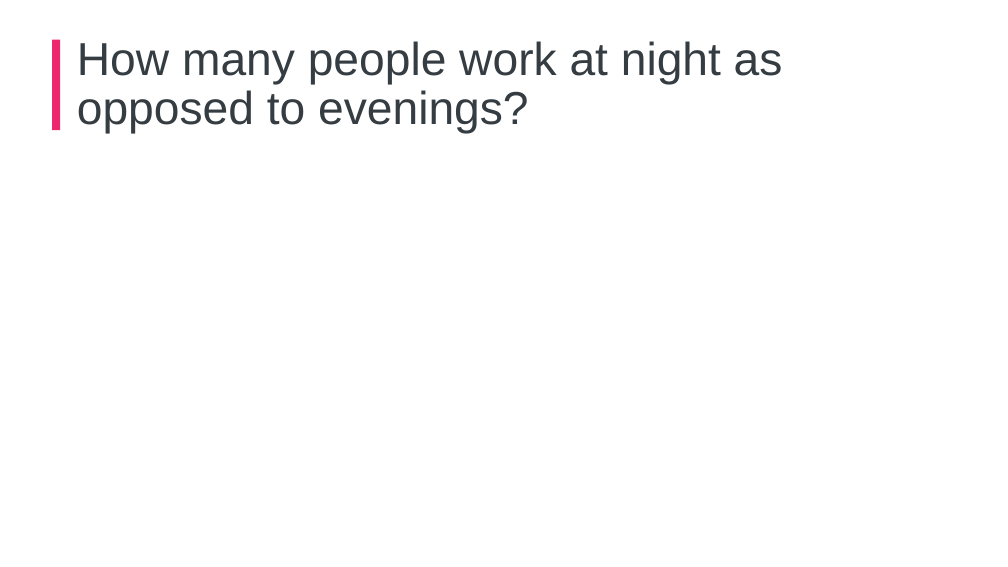
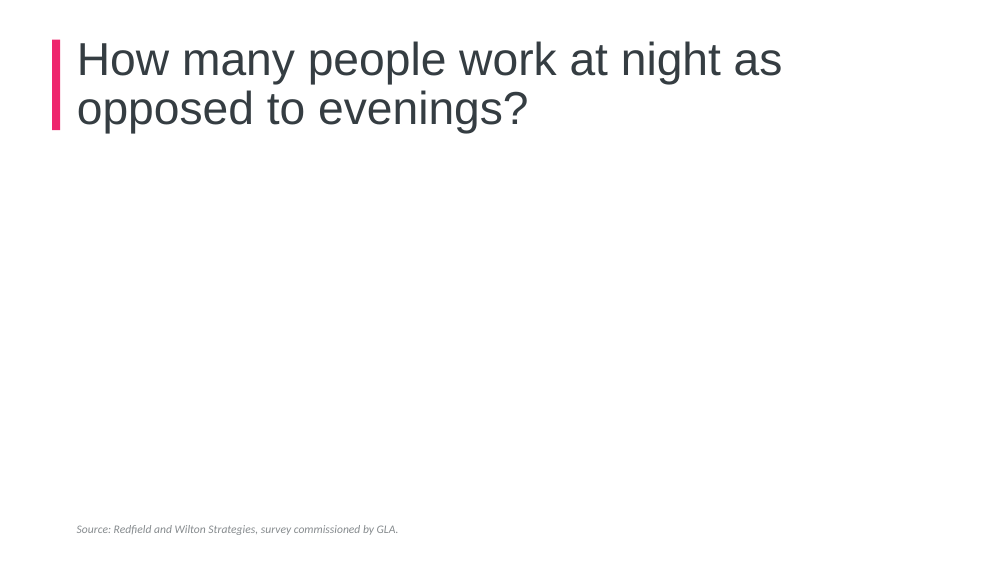
Before and after one commit to ammar-gla/NTE, a slide deck: slide 12 of Non-R/NTE Presentation, GLAE.pptx (slide 9 before the commit). Drawn at 1008x567 pixels with LibreOffice and Linux fonts; fonts in the diff are those of the drawing; background and template pictures are left out. Boxes give left, top, right and bottom in pixels: in the first picture for what was removed or moved away, otherwise in the second. Text is boxed around its words. In the diff, an @@ line names an element or a change of style, - is before the commit and + after.

```diff
--- a/Non-R/NTE Presentation, GLAE.pptx
+++ b/Non-R/NTE Presentation, GLAE.pptx
@@ text added at <box>77,525,399,535</box>, 11 pt, text #868B8E, italic @@
+Source: Redfield and Wilton Strategies, survey commissioned by GLA.
```
Also in this commit, not shown: 8 other slides changed, 3 slides added, 4 other files.
